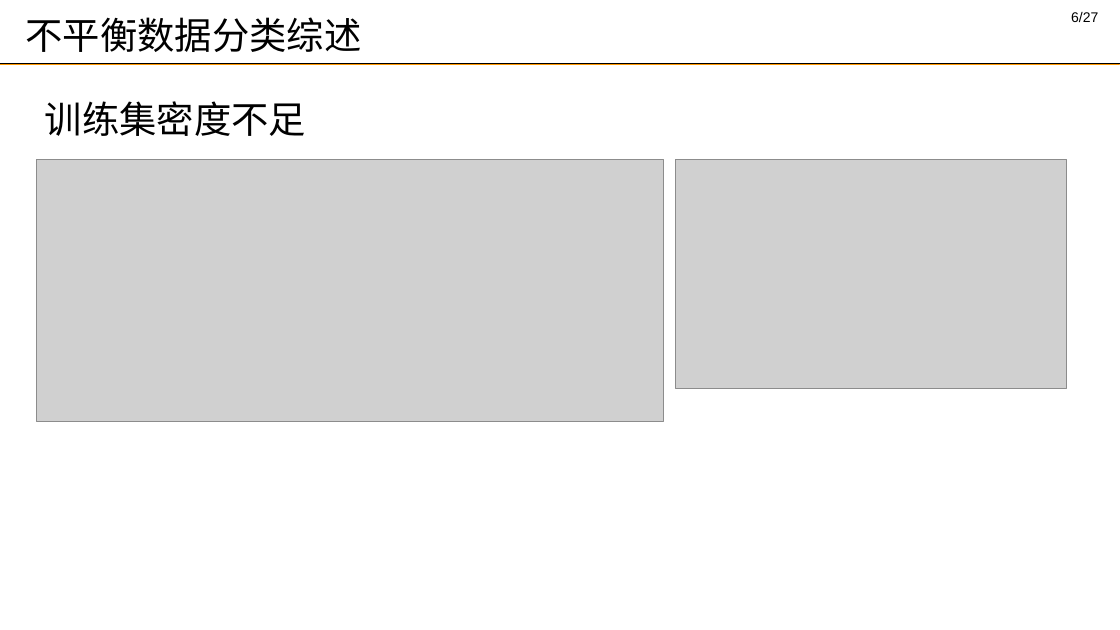
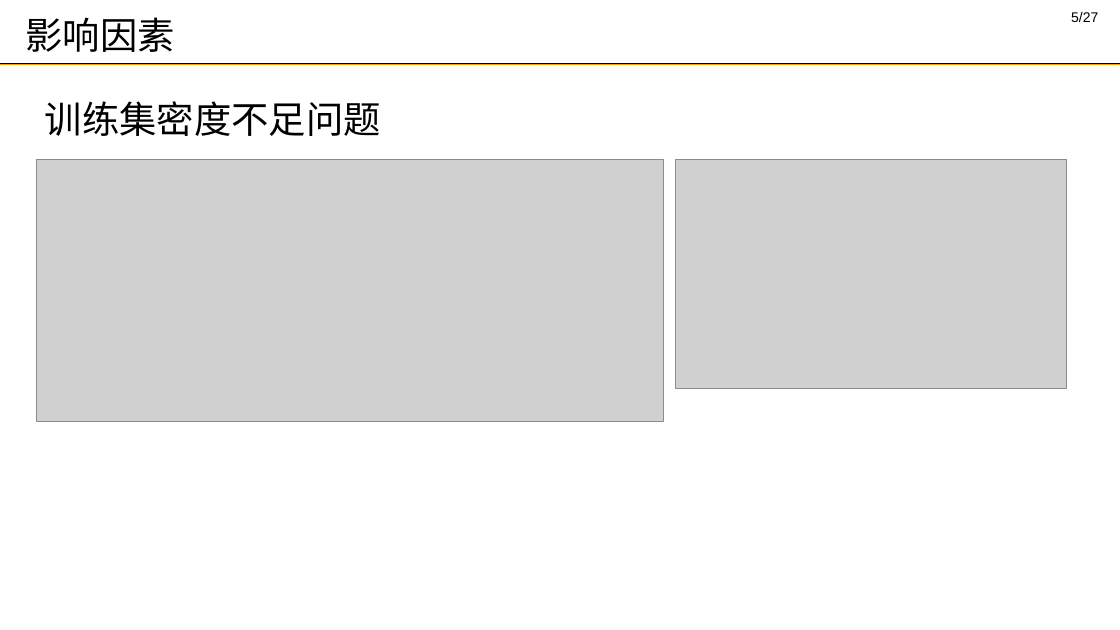
Before and after one commit to DMRookie/finaldesign, a slide deck: slide 5 of 答辩_谢思发_2.pptx (slide 6 before the commit). Drawn at 1120x630 pixels with LibreOffice and Linux fonts; fonts in the diff are those of the drawing; grey boxes stand for pictures; background and template pictures are left out. Boxes give left, top, right and bottom in pixels: in the first picture for what was removed or moved away, otherwise in the second. Text is boxed around its words. In the diff, an @@ line names an element or a change of style, - is before the commit and + after.

```diff
--- a/答辩_谢思发_2.pptx
+++ b/答辩_谢思发_2.pptx
@@ title at (25, 17, 174, 52): text changed @@
-不平衡数据分类综述
+影响因素
@@ page number at (1071, 12, 1098, 22): text changed @@
-6/27
+5/27
@@ text at (45, 101, 381, 136): text changed @@
-训练集密度不足
+训练集密度不足问题
```
Also in this commit, not shown: 9 other slides changed, 1 slide added, 2 slides removed, 1 other file.
